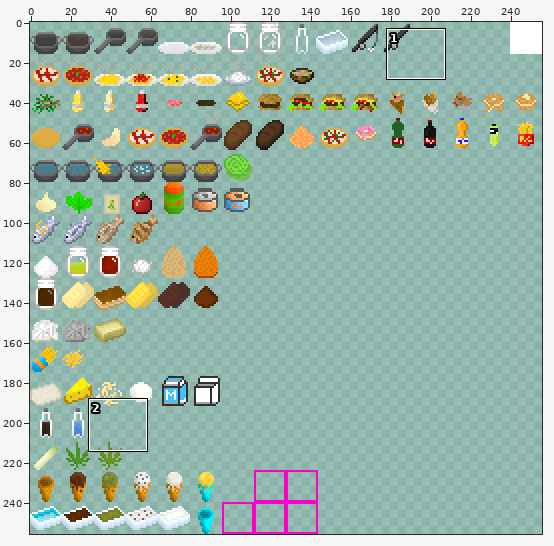
File history of a sprite sheet, com/rgbcraft/gastronomod/textures/items.png. The first picture is a wide view before the edit; the outline marks the close-up.
Close-up. As it was:
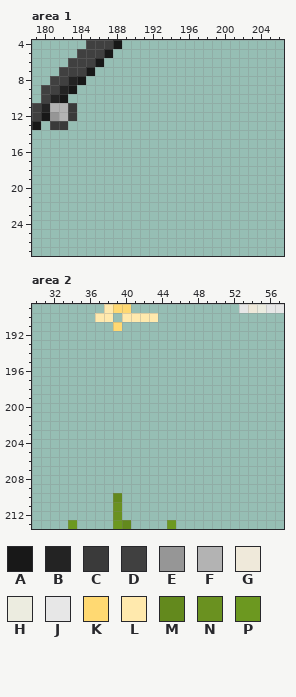
The file is 256x256 pixels. Pixels under 10% opacity are left out. Colours within 5 levels of each other are drawn and written as one. Shown: area 1: x 179..206, y 4..27; area 2: x 30..57, y 189..213.
Palette (. is transparent): A #181818  B #232323  C #3a3a3a  D #404040  E #969696  F #b3b3b3  G #efe9da  H #ecece0  J #e7e7e7  K #ffd972  L #ffe9ad  M #63891d  N #6a9120  P #6c9820
Pixels before, area 1, first column x 179:
 4 ......DDDA
 5 .....DDDA.
 6 ....DDDA..
 7 ...DDDA...
 8 ..DDBA....
 9 .DDBA.....
10 .DBA......
11 DBFFC.....
12 DAEFC.....
13 A.CC......
Pixels before, area 2, first column x 34:
189 ....LKK............JGHJJ
190 ...LL.LLLL..............
191 .....K..................
192 ........................
193 ........................
194 ........................
195 ........................
196 ........................
197 ........................
198 ........................
199 ........................
200 ........................
201 ........................
202 ........................
203 ........................
204 ........................
205 ........................
206 ........................
207 ........................
208 ........................
209 ........................
210 .....M..................
211 .....N..................
212 .....N..................
213 P....PM....P............
The result:
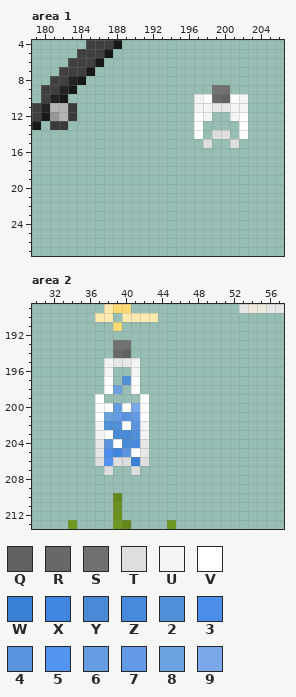
Colours new in this view: Q #616161  R #686868  S #717171  T #dedede  U #f4f4f4  V #fffffd  W #3a80d6  X #4186de  Y #498ad7  Z #4789dd  2 #5090d8  3 #4b8eea  4 #5a94df  5 #5394f3  6 #649de2  7 #639be8  8 #6ca2df  9 #7aa8e9
From old to new:
Area 1:
y 9: x 199..200 .. -> SS
y 10: x 197..202 ...... -> UVRQVU
y 11: x 197..202 ...... -> UUJJUU
y 12: x 197..198 .. -> VU; x 201..202 .. -> UV
y 13: x 197 . -> V; x 202 . -> V
y 14: x 197 . -> V; x 199..200 .. -> TT; x 202 . -> V
y 15: x 198 . -> T; x 201 . -> T
Area 2:
y 193: x 39..40 .. -> SS
y 194: x 39..40 .. -> RQ
y 195: x 38..41 .... -> UJJU
y 196: x 38 . -> U; x 41 . -> U
y 197: x 38 . -> V; x 40..41 .. -> 2V
y 198: x 38..39 .. -> V8; x 41 . -> V
y 199: x 37 . -> V; x 42 . -> V
y 200: x 37..42 ...... -> VV6V9V
y 201: x 37..42 ...... -> V8747V
y 202: x 37..42 ...... -> U22V4U
y 203: x 37..42 ...... -> UVYY2U
y 204: x 37..42 ...... -> J4VYZJ
y 205: x 37..42 ...... -> J3X4VJ
y 206: x 37..42 ...... -> T5TTWT
y 207: x 38 . -> T; x 41 . -> T
Where, in picture pixels (left, top, right, bottom), the same in both close-ups:
added: (194, 85, 248, 148)
added: (95, 340, 149, 475)
